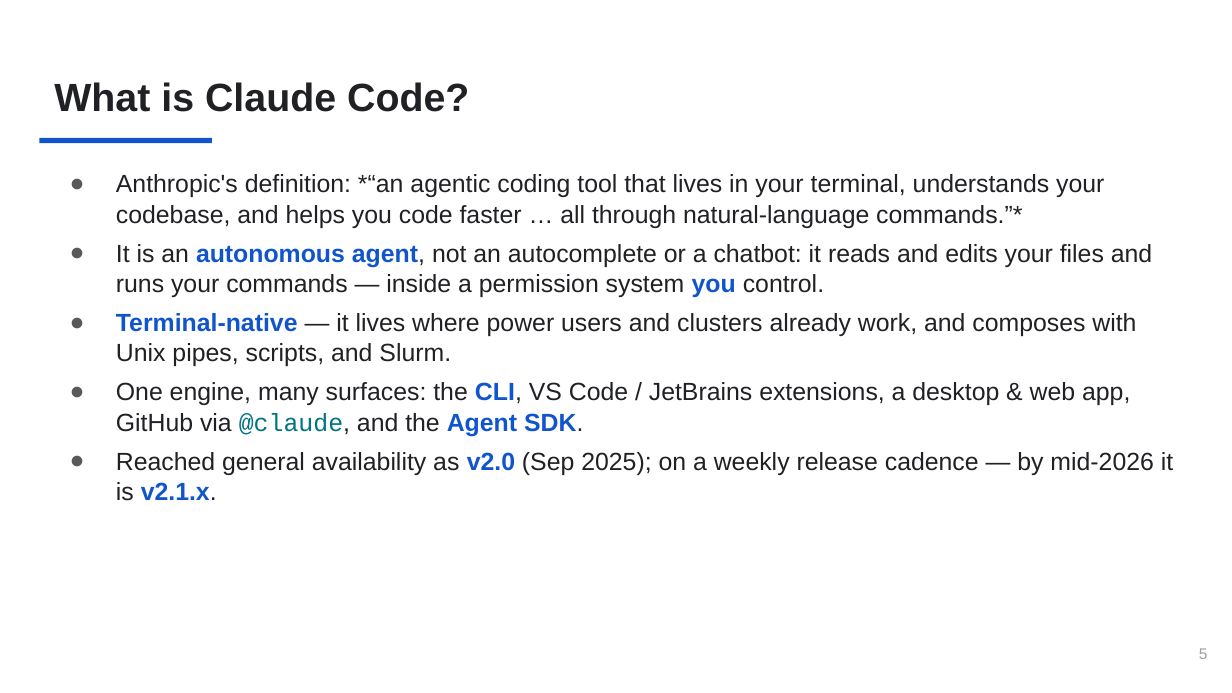
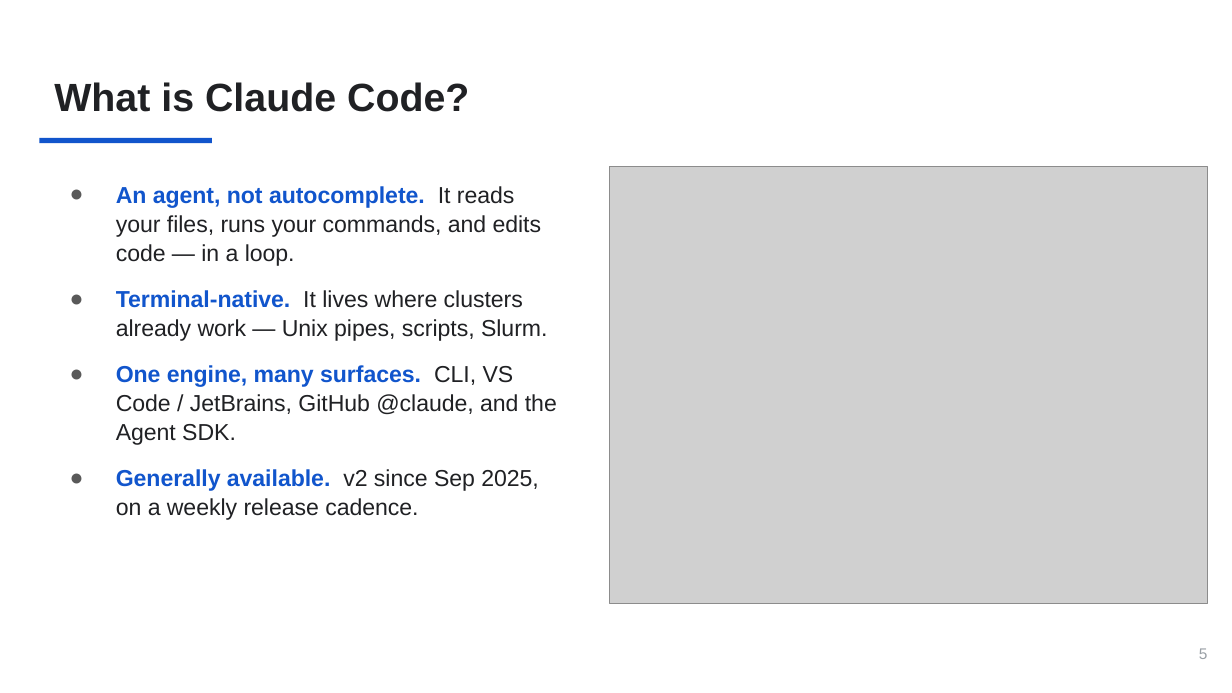
Before and after one commit to PursuitOfDataScience/uchicago-workshops, a slide deck: slide 5 of claude-code-tutorial/claude-code-tutorial.pptx. Drawn at 1232x693 pixels with LibreOffice and Linux fonts; fonts in the diff are those of the drawing; grey boxes stand for pictures. Boxes give left, top, right and bottom in pixels: in the first picture for what was removed or moved away, otherwise in the second. Text is boxed around its words. In the diff, an @@ line names an element or a change of style, - is before the commit and + after.

```diff
--- a/claude-code-tutorial/claude-code-tutorial.pptx
+++ b/claude-code-tutorial/claude-code-tutorial.pptx
@@ picture added at bbox=[610, 166, 1207, 604] @@
@@ text at bbox=[116, 186, 557, 520]: text changed; size 14.5 to 13.5 pt @@
-● Anthropic's definition: *“an agentic coding tool that lives in your terminal, understands your codebase, and helps you code faster … all through natural-language commands.”*
-● It is an autonomous agent, not an autocomplete or a chatbot: it reads and edits your files and runs your commands — inside a permission system you control.
-● Terminal-native — it lives where power users and clusters already work, and composes with Unix pipes, scripts, and Slurm.
-● One engine, many surfaces: the CLI, VS Code / JetBrains extensions, a desktop & web app, GitHub via @claude, and the Agent SDK.
-● Reached general availability as v2.0 (Sep 2025); on a weekly release cadence — by mid-2026 it is v2.1.x.
+● An agent, not autocomplete. It reads your files, runs your commands, and edits code — in a loop.
+● Terminal-native. It lives where clusters already work — Unix pipes, scripts, Slurm.
+● One engine, many surfaces. CLI, VS Code / JetBrains, GitHub @claude, and the Agent SDK.
+● Generally available. v2 since Sep 2025, on a weekly release cadence.
```
Also in this commit, not shown: 35 other slides changed, 3 other files.
